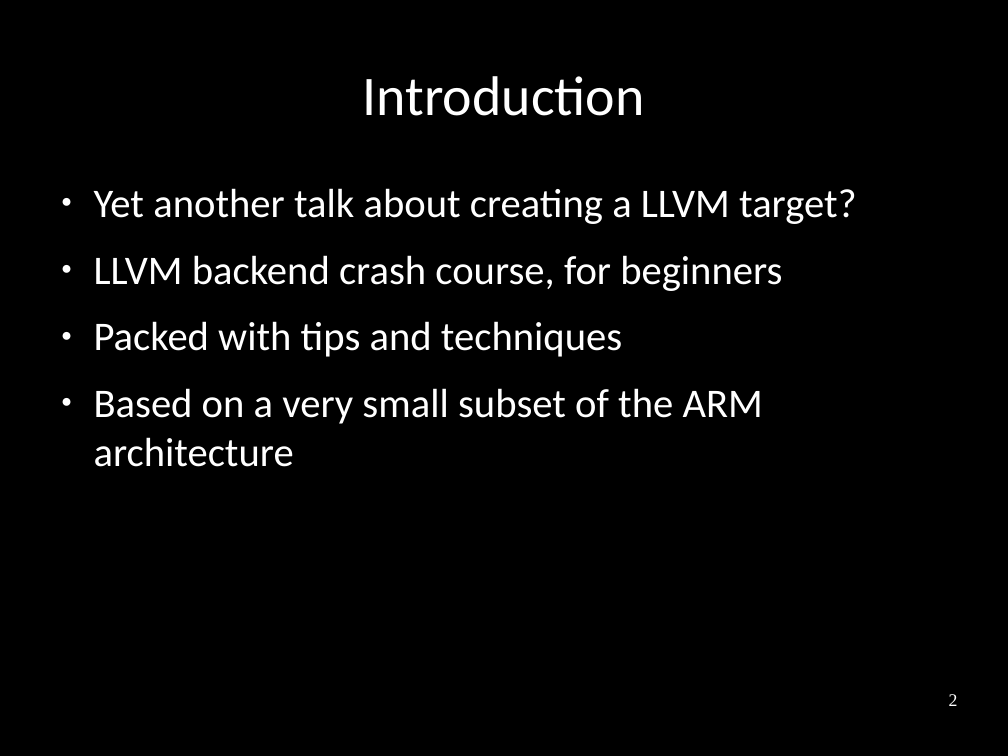
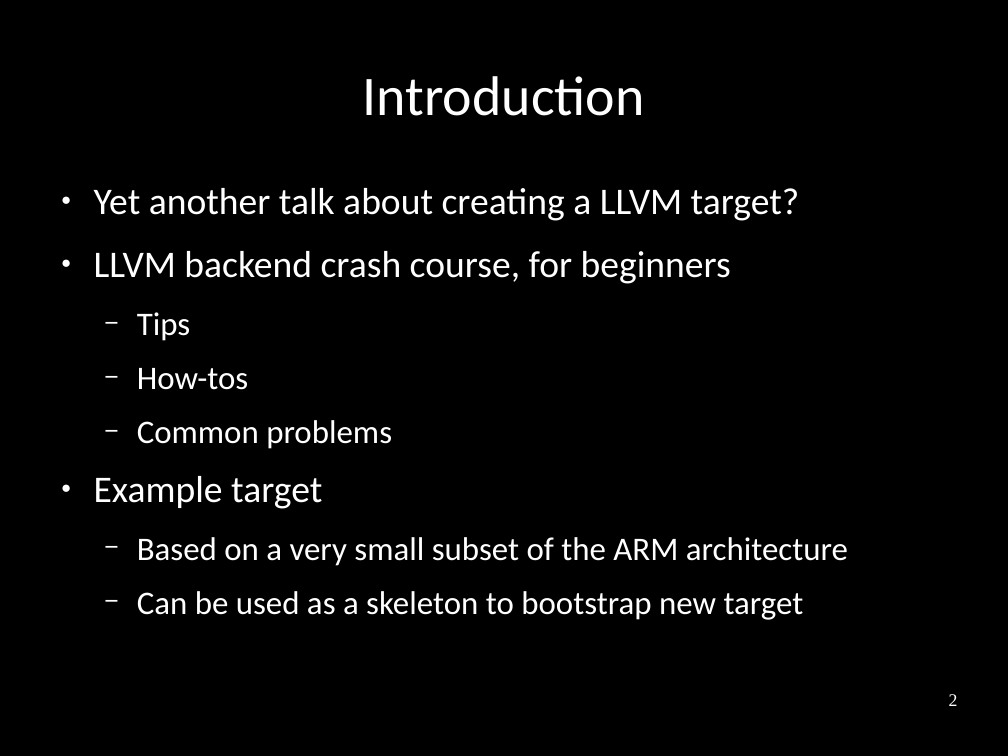
Before and after one commit to frasercrmck/llvm-leg, a slide deck: slide 2 of docs/Codeplay/Slides.odp. Drawn at 1008x756 pixels with LibreOffice and Linux fonts; fonts in the diff are those of the drawing. Boxes give left, top, right and bottom in pixels: in the first picture for what was removed or moved away, otherwise in the second. Text is boxed around its words. In the diff, an @@ line names an element or a change of style, - is before the commit and + after.

```diff
--- a/docs/Codeplay/Slides.odp
+++ b/docs/Codeplay/Slides.odp
@@ text at box(94, 188, 848, 566): size 32 to 29.6 pt in "Yet another talk about creating a LLVM ...", "LLVM backend crash course, for beginners"; size 32 to 25.9 pt in "Based on a very small subset of ..."; bullet ● to −; list level 1 to 2 in "Based on a very small ..." @@
@@ text at box(94, 312, 392, 509): text changed; size 32 to 25.9 pt @@
-● Packed with tips and techniques
+  − Tips
+  − How-tos
+  − Common problems
+● Example target
@@ text at box(137, 591, 804, 620): paragraph added @@
+  − Can be used as a skeleton to bootstrap new target
```
Also in this commit, not shown: 14 other slides changed, 4 slides added, 1 slide removed.
